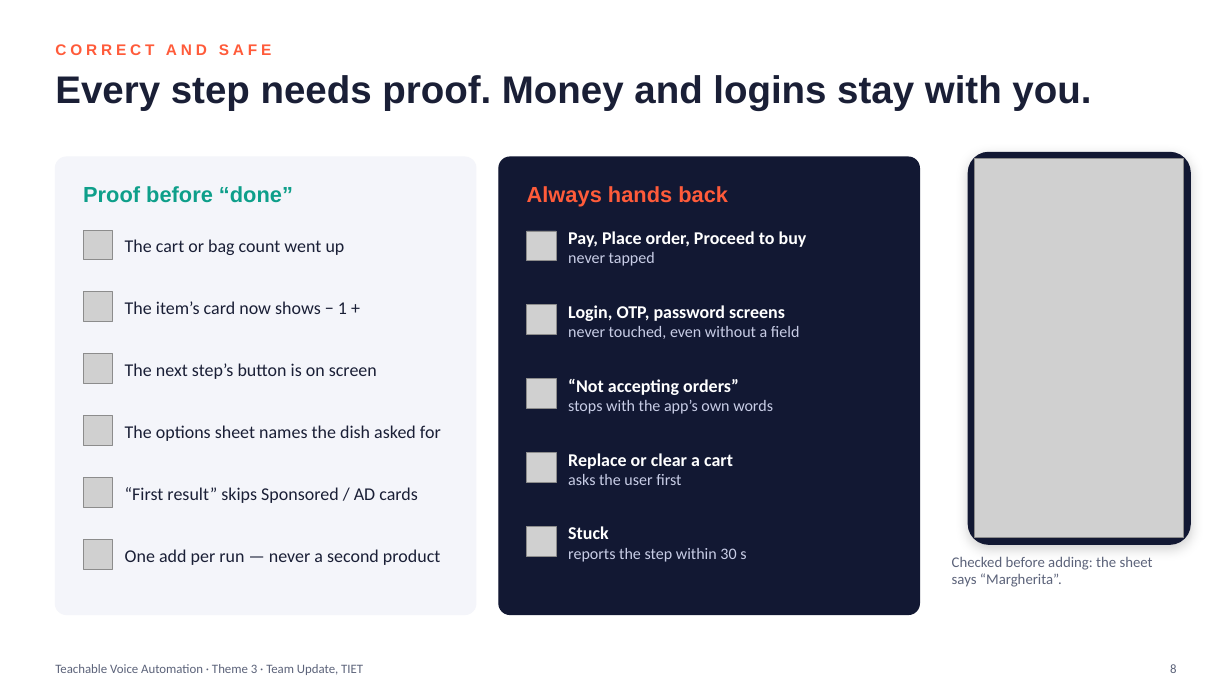
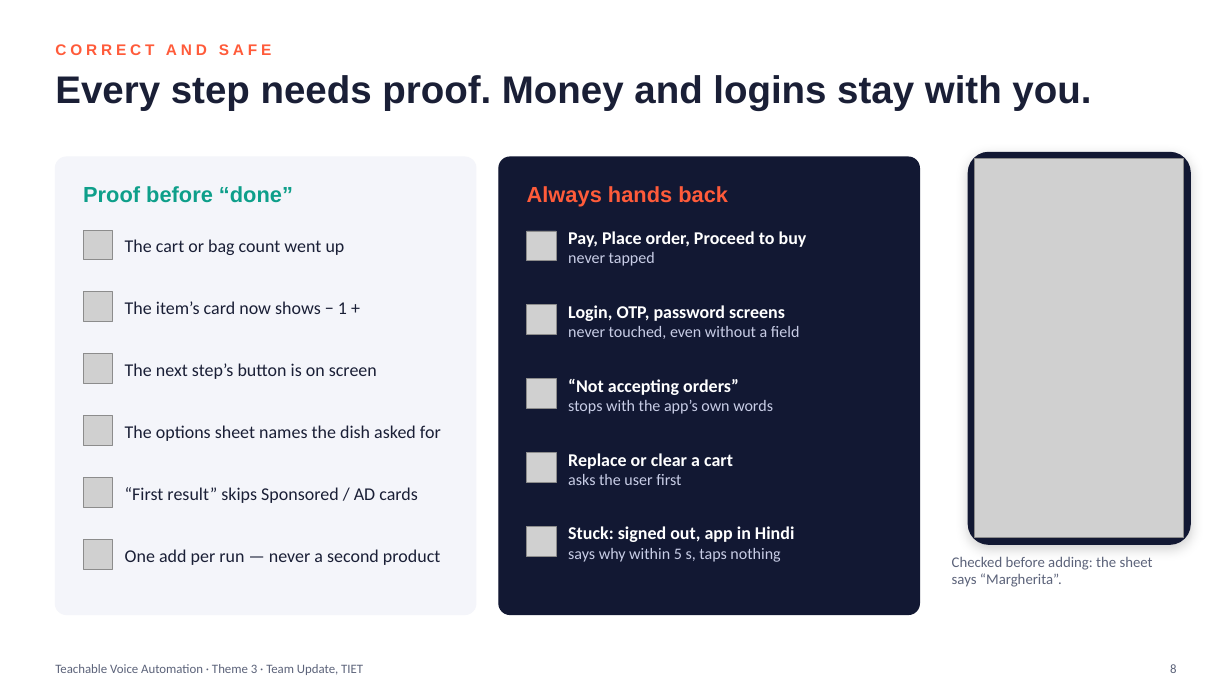
Before and after one commit to sgoel2be24-cyber/prism-teachable-voice, a slide deck: slide 8 of TIET_Update_Submission_ppt.pptx. Drawn at 1232x693 pixels with LibreOffice and Linux fonts; fonts in the diff are those of the drawing; grey boxes stand for pictures. Boxes give left, top, right and bottom in pixels: in the first picture for what was removed or moved away, otherwise in the second. Text is boxed around its words. In the diff, an @@ line names an element or a change of style, - is before the commit and + after.

```diff
--- a/TIET_Update_Submission_ppt.pptx
+++ b/TIET_Update_Submission_ppt.pptx
@@ text at (x1=568, y1=526, x2=794, y2=562): text changed @@
-Stuck
-reports the step within 30 s
+Stuck: signed out, app in Hindi
+says why within 5 s, taps nothing
```
Also in this commit, not shown: 8 other slides changed, 1 slide added.
